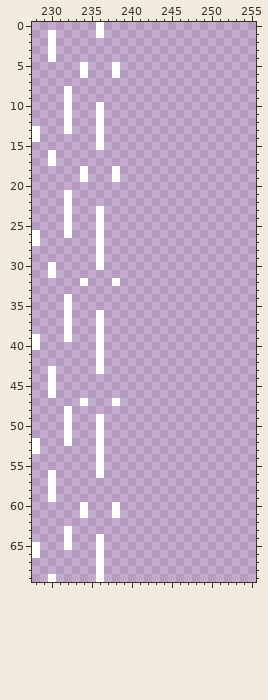
Edited in one commit: pixel-art file (Assets/Sprites/Tiles.aseprite). The picture above is the old version.
256x256 pixels, 1 frame. Colours within 5 levels of each other are drawn and written as one. Shown: x 228..255, y 0..69.
New version:
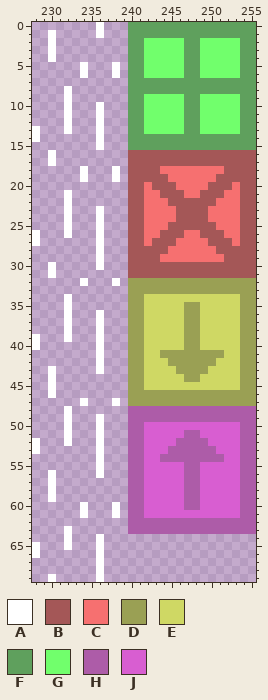
Palette (. is transparent): A #ffffff  B #a45757  C #f67070  D #9aa054  E #cfd864  F #5fa05d  G #71ff6c  H #ad5ca8  J #d85ed1
The exact change:
Layer "Layer 1":
Colour B is added in rows 16 to 17 at x 240 to 255; in row 18 at x 240 to 243 and 252 to 255; in row 19 at x 240 to 244 and 251 to 255; in row 20 at x 240 to 241, 243 to 245, 250 to 252 and 254 to 255; in row 21 at x 240 to 241, 244 to 246, 249 to 251 and 254 to 255; in row 22 at x 240 to 241, 245 to 250 and 254 to 255.
Colour B is added in rows 23 to 24 at x 240 to 241, 246 to 249 and 254 to 255; in row 25 at x 240 to 241, 245 to 250 and 254 to 255; in row 26 at x 240 to 241, 244 to 246, 249 to 251 and 254 to 255; in row 27 at x 240 to 241, 243 to 245, 250 to 252 and 254 to 255; in row 28 at x 240 to 244 and 251 to 255; in row 29 at x 240 to 243 and 252 to 255.
Colour B is added in rows 30 to 31 at x 240 to 255.
Colour C is added in row 18 at x 244 to 251; in row 19 at x 245 to 250; in row 20 at x 242, 246 to 249 and 253; in row 21 at x 242 to 243, 247 to 248 and 252 to 253; in row 22 at x 242 to 244 and 251 to 253; in rows 23 to 24 at x 242 to 245 and 250 to 253.
Colour C is added in row 25 at x 242 to 244 and 251 to 253; in row 26 at x 242 to 243, 247 to 248 and 252 to 253; in row 27 at x 242, 246 to 249 and 253; in row 28 at x 245 to 250; in row 29 at x 244 to 251.
Colour D is added in rows 32 to 33 at x 240 to 255; in row 34 at x 240 to 241 and 254 to 255; in rows 35 to 40 at x 240 to 241, 247 to 248 and 254 to 255; in row 41 at x 240 to 241, 244 to 251 and 254 to 255; in row 42 at x 240 to 241, 245 to 250 and 254 to 255; in row 43 at x 240 to 241, 246 to 249 and 254 to 255.
Colour D is added in row 44 at x 240 to 241, 247 to 248 and 254 to 255; in row 45 at x 240 to 241 and 254 to 255; in rows 46 to 47 at x 240 to 255.
Colour E is added in row 34 at x 242 to 253; in rows 35 to 40 at x 242 to 246 and 249 to 253; in row 41 at x 242 to 243 and 252 to 253; in row 42 at x 242 to 244 and 251 to 253; in row 43 at x 242 to 245 and 250 to 253; in row 44 at x 242 to 246 and 249 to 253.
Colour E is added in row 45 at x 242 to 253.
Colour F is added in rows 0 to 1 at x 240 to 255; in rows 2 to 6 at x 240 to 241, 247 to 248 and 254 to 255; in rows 7 to 8 at x 240 to 255; in rows 9 to 13 at x 240 to 241, 247 to 248 and 254 to 255; in rows 14 to 15 at x 240 to 255.
Colour G is added in rows 2 to 6 at x 242 to 246 and 249 to 253; in rows 9 to 13 at x 242 to 246 and 249 to 253.
Colour H is added in rows 48 to 49 at x 240 to 255; in row 50 at x 240 to 241 and 254 to 255; in row 51 at x 240 to 241, 247 to 248 and 254 to 255; in row 52 at x 240 to 241, 246 to 249 and 254 to 255; in row 53 at x 240 to 241, 245 to 250 and 254 to 255; in row 54 at x 240 to 241, 244 to 251 and 254 to 255.
Colour H is added in rows 55 to 60 at x 240 to 241, 247 to 248 and 254 to 255; in row 61 at x 240 to 241 and 254 to 255; in rows 62 to 63 at x 240 to 255.
Colour J is added in row 50 at x 242 to 253; in row 51 at x 242 to 246 and 249 to 253; in row 52 at x 242 to 245 and 250 to 253; in row 53 at x 242 to 244 and 251 to 253; in row 54 at x 242 to 243 and 252 to 253; in rows 55 to 60 at x 242 to 246 and 249 to 253.
Colour J is added in row 61 at x 242 to 253.
